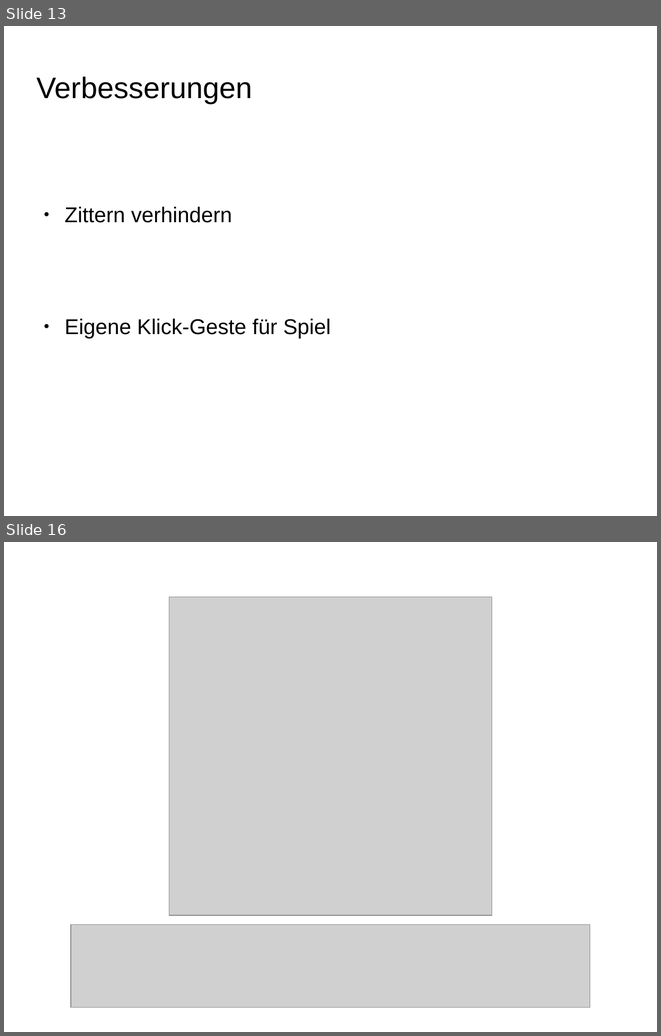
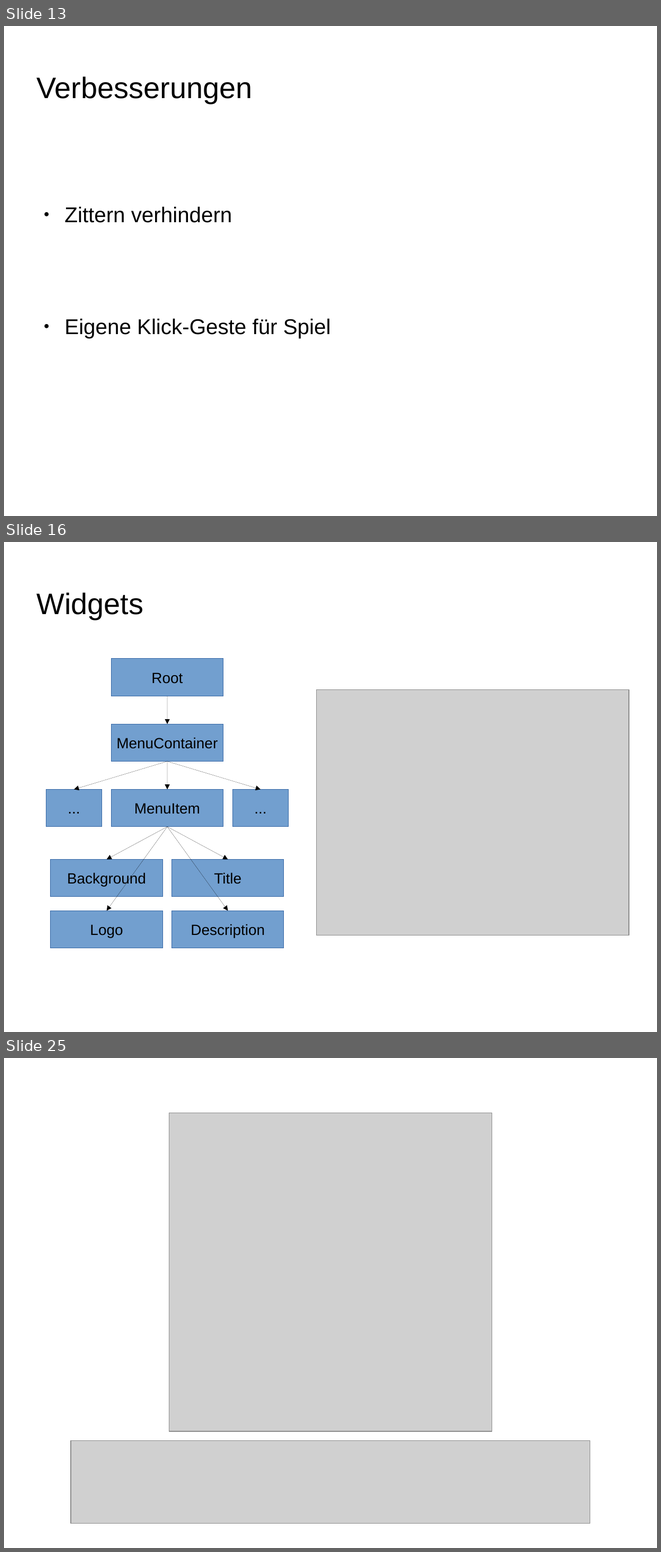
Before and after one commit to dagophil/sfml_openni, a slide deck: presentation/haegele_schill_kinect_menu.odp. Shown one above the other, each under a label of ours: slides 13 and 16 before the commit, slides 13, 16 and 25 after it; the slides between them are not shown. The pictures are 661x1036 and 661x1552 pixels, drawn with LibreOffice and Linux fonts; fonts in the diff are those of the drawing; grey boxes stand for pictures; background and template pictures are left out. Boxes give left, top, right and bottom in pixels: in the first picture for what was removed or moved away, otherwise in the second. Text is boxed around its words. In the diff, an @@ line names an element or a change of style, - is before the commit and + after.

```diff
--- a/presentation/haegele_schill_kinect_menu.odp
+++ b/presentation/haegele_schill_kinect_menu.odp
@@ slide 16 added at [4,542,657,1032], background picture (left out) @@
@@ title added at [37,592,144,619], 36 pt, text #000000 @@
+Widgets
@@ rectangle added at [111,659,223,696], fill #729FCF, outline #3465A4 0 pt, 18 pt, text #000000 @@
+Root
@@ arrow added from (168, 696) to (168, 724), #000000 0 pt @@
@@ picture added at [317,690,630,935] @@
@@ rectangle added at [111,724,223,761], fill #729FCF, outline #3465A4 0 pt, 18 pt, text #000000 @@
+MenuContainer
@@ arrow added from (168, 761) to (74, 789), #000000 0 pt @@
@@ arrow added from (168, 761) to (168, 789), #000000 0 pt @@
@@ arrow added from (168, 761) to (261, 789), #000000 0 pt @@
@@ rectangle added at [46,789,102,827], fill #729FCF, outline #3465A4 0 pt, 18 pt, text #000000 @@
+...
@@ rectangle added at [111,789,223,827], fill #729FCF, outline #3465A4 0 pt, 18 pt, text #000000 @@
+MenuItem
@@ rectangle added at [233,789,289,827], fill #729FCF, outline #3465A4 0 pt, 18 pt, text #000000 @@
+...
@@ arrow added from (168, 827) to (106, 859), #000000 0 pt @@
@@ arrow added from (168, 827) to (106, 910), #000000 0 pt @@
@@ arrow added from (168, 827) to (228, 859), #000000 0 pt @@
@@ arrow added from (168, 827) to (228, 910), #000000 0 pt @@
@@ rectangle added at [51,859,163,897], fill #729FCF, outline #3465A4 0 pt, 18 pt, text #000000 @@
+Background
@@ rectangle added at [171,859,284,897], fill #729FCF, outline #3465A4 0 pt, 18 pt, text #000000 @@
+Title
@@ rectangle added at [51,910,163,948], fill #729FCF, outline #3465A4 0 pt, 18 pt, text #000000 @@
+Logo
@@ rectangle added at [171,910,284,948], fill #729FCF, outline #3465A4 0 pt, 18 pt, text #000000 @@
+Description
@@ what was slide 16 is now slide 25 @@
```
Also in this commit, not shown: 2 slides changed, 12 other slides added, 4 slides removed.
